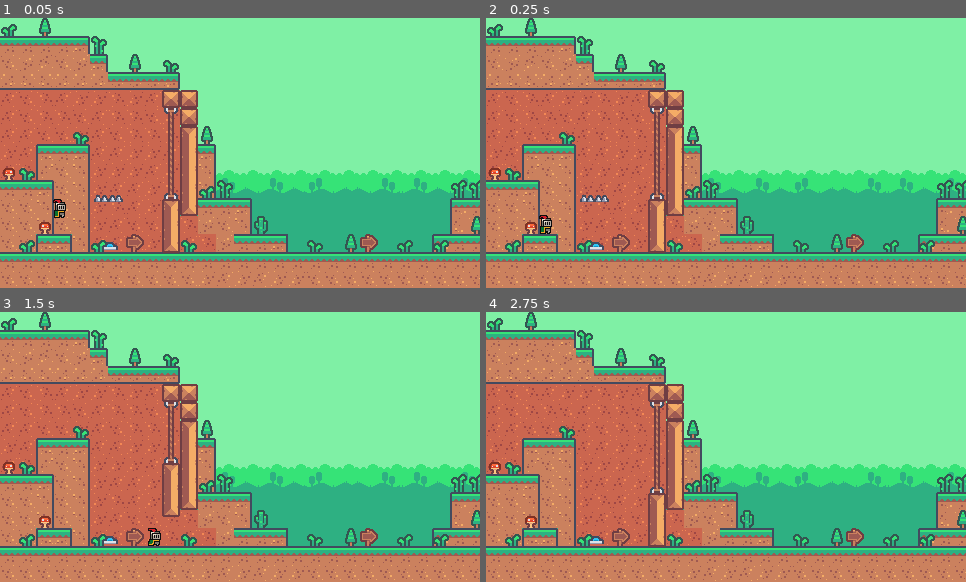
Above: before the commit, frames 1-4 (two rows, left to right).
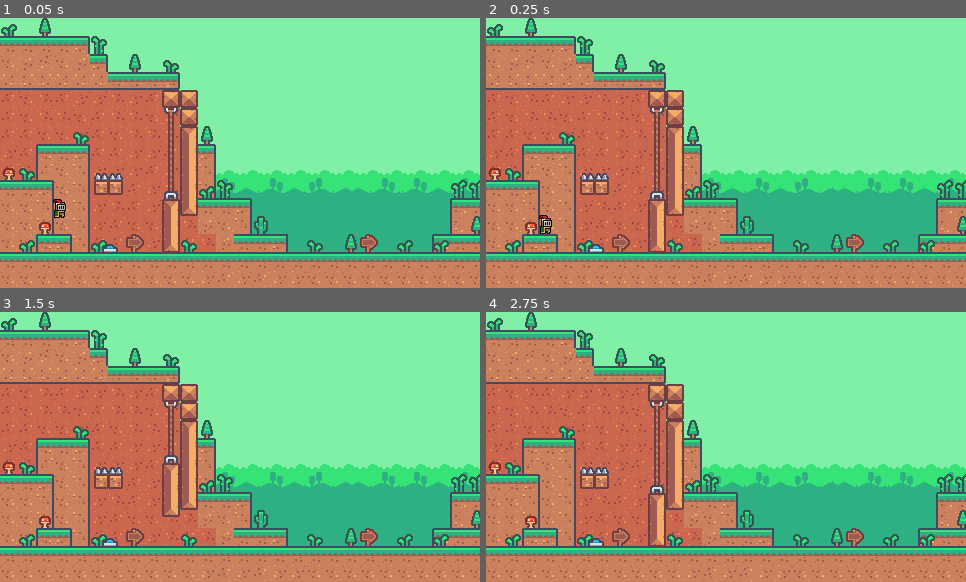
Above: after the commit, the same moments.

Repository: Flor96/demo
Game: Godot game, scene res://Mapas/Mapa 1.tscn
Two runs of this game, one before a commit and one after it. Both use one fixed random seed, a clock stepped at 60 frames per second and the inputs below. The project has no main scene, so this scene is started directly.
Inputs (mouse positions are in pixels of both pictures, inside the frame that each line leads up to):
- Up to frame 1 (0.05 s): no input
- Up to frame 2 (0.25 s): no input
- Up to frame 3 (1.5 s): tap Enter at 0.5 s; move the mouse to (110, 538) at 0.52 s; hold Right (ui_right) from 0.53 s (still down); tap Space (jump) at 0.6, 0.77, 1.07, 1.35 s; move the mouse to (144, 460) at 1.27 s
- Up to frame 4 (2.75 s): tap Space (jump) at 1.52, 1.82, 2.1 s; move the mouse to (774, 387) at 2.02 s; release Right (ui_right) at 2.03 s; hold Left (ui_left) from 2.03 s (still down)

The runs differ from the first frame. In frame 1, 0.7% of the frame differs, in the area x 19-38%, y 47-87%; in frame 2, 0.7%; in frame 3, 0.8%, in the area x 19-38%, y 35-87%; in frame 4, 0.6%.

Commit message:
Correcciones
* Correccion de errores de tiles
* El caballero puede abrir la puerta al tocar el boton
* Correccion estetica de la puerta

Diff:
--- a/mapeado/Mapas/Mapa 1.tscn
+++ b/mapeado/Mapas/Mapa 1.tscn
@@ -126,7 +126,7 @@
 tile_set = ExtResource("2_2w5wn")
 
 [node name="Terrain" type="TileMapLayer" parent="."]
-tile_map_data = PackedByteArray("AAAKAA0AAAACAAEAAAAJAA0AAAA …(1872 unchanged characters)… IAAQAAAAKAAkAAAAJAAIAAFAKAAoAAAAKAAIAAFA=")
+tile_map_data = PackedByteArray("AAAKAA0AAAACAAEAAAAJAA0AAAA …(1872 unchanged characters)… IAAQAAAAKAAkAAAAJAAIAAFAKAAoAAAAKAAIAAFAJAAkAAAAJAAUAAAAJAAgAAAAJAAQAAAA=")
 tile_set = ExtResource("2_2w5wn")
 
 [node name="Grass" type="TileMapLayer" parent="."]
@@ -146,12 +146,12 @@
 
 [node name="Caballero" parent="." instance=ExtResource("6_07npc")]
 position = Vector2(60, 186)
-jump_speed = 350.0
 
 [node name="Pinchos" parent="." instance=ExtResource("7_owjuq")]
-position = Vector2(90, 154)
+position = Vector2(90, 132)
 scale = Vector2(4, 4)
 
 [node name="Suelo" parent="." instance=ExtResource("8_n8dwk")]
+visible = false
 
 [connection signal="boton_pressed" from="Boton" to="Puerta" method="_on_boton_boton_pressed"]
--- a/mapeado/Recursos/Tiles/Terreno/fondo.tres
+++ b/mapeado/Recursos/Tiles/Terreno/fondo.tres
@@ -6,7 +6,11 @@
 [sub_resource type="TileSetAtlasSource" id="TileSetAtlasSource_1kvhl"]
 texture = ExtResource("1_jfhx3")
 margins = Vector2i(16, 0)
-0:0/0 = 0
+1:1/0 = 0
+2:1/0 = 0
+3:1/0 = 0
+4:1/0 = 0
+5:1/0 = 0
 1:0/0 = 0
 2:0/0 = 0
 3:0/0 = 0
@@ -17,31 +21,22 @@
 8:0/0 = 0
 9:0/0 = 0
 10:0/0 = 0
-11:0/0 = 0
-0:1/0 = 0
-1:1/0 = 0
-2:1/0 = 0
-3:1/0 = 0
-4:1/0 = 0
-5:1/0 = 0
-6:1/0 = 0
-7:1/0 = 0
-8:1/0 = 0
-9:1/0 = 0
-10:1/0 = 0
-11:1/0 = 0
-0:2/0 = 0
+7:2/0 = 0
+8:2/0 = 0
+9:2/0 = 0
 1:2/0 = 0
 2:2/0 = 0
 3:2/0 = 0
 4:2/0 = 0
 5:2/0 = 0
+6:1/0 = 0
 6:2/0 = 0
-7:2/0 = 0
-8:2/0 = 0
-9:2/0 = 0
+7:1/0 = 0
+8:1/0 = 0
+9:1/0 = 0
+10:1/0 = 0
 10:2/0 = 0
-11:2/0 = 0
+0:2/0 = 0
 0:3/0 = 0
 1:3/0 = 0
 2:3/0 = 0
@@ -53,7 +48,8 @@
 8:3/0 = 0
 9:3/0 = 0
 10:3/0 = 0
-11:3/0 = 0
+0:0/0 = 0
+0:1/0 = 0
 
 [sub_resource type="TileSetAtlasSource" id="TileSetAtlasSource_aru7h"]
 texture = ExtResource("2_bfgns")
--- a/mapeado/Recursos/Tiles/Terreno/kenny.tres
+++ b/mapeado/Recursos/Tiles/Terreno/kenny.tres
@@ -41,8 +41,6 @@
 17:0/0 = 0
 18:0/0 = 0
 19:0/0 = 0
-20:0/0 = 0
-21:0/0 = 0
 0:1/0 = 0
 0:1/0/physics_layer_0/polygon_0/points = PackedVector2Array(-9, -9, 9, -9, 9, 9, -9, 9)
 0:1/0/physics_layer_0/polygon_0/one_way = true
@@ -76,8 +74,6 @@
 17:1/0 = 0
 18:1/0 = 0
 19:1/0 = 0
-20:1/0 = 0
-21:1/0 = 0
 0:2/0 = 0
 0:2/0/physics_layer_0/polygon_0/points = PackedVector2Array(-9, -9, 9, -9, 9, 9, -9, 9)
 1:2/0 = 0
@@ -106,8 +102,6 @@
 17:2/0 = 0
 18:2/0 = 0
 19:2/0 = 0
-20:2/0 = 0
-21:2/0 = 0
 0:3/0 = 0
 0:3/0/physics_layer_0/polygon_0/points = PackedVector2Array(-9, -9, 9, -9, 9, 9, -9, 9)
 0:3/0/physics_layer_0/polygon_0/one_way = true
@@ -136,8 +130,6 @@
 17:3/0 = 0
 18:3/0 = 0
 19:3/0 = 0
-20:3/0 = 0
-21:3/0 = 0
 0:4/0 = 0
 0:4/0/physics_layer_0/polygon_0/points = PackedVector2Array(-9, -9, 9, -9, 9, 9, -9, 9)
 1:4/0 = 0
@@ -166,8 +158,6 @@
 19:4/0 = 0
 19:4/0/physics_layer_0/polygon_0/points = PackedVector2Array(-9, -9, 9, -9, 9, 9, -9, 9)
 19:4/0/physics_layer_0/polygon_0/one_way = true
-20:4/0 = 0
-21:4/0 = 0
 0:5/0 = 0
 0:5/0/physics_layer_0/polygon_0/points = PackedVector2Array(-9, -9, 9, -9, 9, 9, -9, 9)
 0:5/0/physics_layer_0/polygon_0/one_way = true
@@ -202,8 +192,6 @@
 19:5/0 = 0
 19:5/0/physics_layer_0/polygon_0/points = PackedVector2Array(-9, -9, 9, -9, 9, 9, -9, 9)
 19:5/0/physics_layer_0/polygon_0/one_way = true
-20:5/0 = 0
-21:5/0 = 0
 0:6/0 = 0
 1:6/0 = 0
 2:6/next_alternative_id = 5
@@ -246,8 +234,6 @@
 19:6/0 = 0
 19:6/0/physics_layer_0/polygon_0/points = PackedVector2Array(-9, -9, -2.12132, -9, -1.76777, 9, -9, 9)
 19:6/0/physics_layer_0/polygon_0/one_way = true
-20:6/0 = 0
-21:6/0 = 0
 0:7/0 = 0
 1:7/0 = 0
 2:7/0 = 0
@@ -270,8 +256,6 @@
 17:7/0 = 0
 18:7/0 = 0
 19:7/0 = 0
-20:7/0 = 0
-21:7/0 = 0
 0:8/0 = 0
 1:8/0 = 0
 2:8/0 = 0
@@ -292,30 +276,6 @@
 17:8/0 = 0
 18:8/0 = 0
 19:8/0 = 0
-20:8/0 = 0
-21:8/0 = 0
-0:9/0 = 0
-1:9/0 = 0
-2:9/0 = 0
-3:9/0 = 0
-4:9/0 = 0
-5:9/0 = 0
-6:9/0 = 0
-7:9/0 = 0
-8:9/0 = 0
-9:9/0 = 0
-10:9/0 = 0
-11:9/0 = 0
-12:9/0 = 0
-13:9/0 = 0
-14:9/0 = 0
-15:9/0 = 0
-16:9/0 = 0
-17:9/0 = 0
-18:9/0 = 0
-19:9/0 = 0
-20:9/0 = 0
-21:9/0 = 0
 
 [resource]
 tile_size = Vector2i(18, 18)
--- a/mapeado/boton.gd
+++ b/mapeado/boton.gd
@@ -13,13 +13,13 @@
 	$Released.visible = !pressed
 
 func _on_area_2d_area_entered(area: Area2D) -> void:
-	if area.is_in_group("player"):
+	if area.is_in_group("Caballero"):
 		pressed = true
 		boton_pressed.emit(pressed)
 
 
 func _on_area_2d_area_exited(area: Area2D) -> void:
-	if area.is_in_group("player"):
+	if area.is_in_group("Caballero"):
 		pressed = false
 		boton_pressed.emit(pressed)
 
--- a/mapeado/boton.tscn
+++ b/mapeado/boton.tscn
@@ -1,13 +1,13 @@
 [gd_scene load_steps=5 format=3 uid="uid://dbe45sdewv0nw"]
 
 [ext_resource type="Script" path="res://boton.gd" id="1_2dc57"]
-[ext_resource type="TileSet" uid="uid://cttwh8h4pog1x" path="res://kenny.tres" id="1_4r58w"]
+[ext_resource type="TileSet" uid="uid://cttwh8h4pog1x" path="res://Recursos/Tiles/Terreno/kenny.tres" id="1_4r58w"]
 
 [sub_resource type="RectangleShape2D" id="RectangleShape2D_6duke"]
-size = Vector2(16, 12)
+size = Vector2(12, 6)
 
 [sub_resource type="RectangleShape2D" id="RectangleShape2D_2pg3j"]
-size = Vector2(18, 13)
+size = Vector2(14, 7)
 
 [node name="Boton" type="RigidBody2D"]
 gravity_scale = 0.0
@@ -23,13 +23,13 @@
 tile_set = ExtResource("1_4r58w")
 
 [node name="CollisionShape2D" type="CollisionShape2D" parent="."]
-position = Vector2(9, 14)
+position = Vector2(9, 15)
 shape = SubResource("RectangleShape2D_6duke")
 
 [node name="Area2D" type="Area2D" parent="."]
 
 [node name="CollisionShape2D" type="CollisionShape2D" parent="Area2D"]
-position = Vector2(9, 13.5)
+position = Vector2(9, 14.5)
 shape = SubResource("RectangleShape2D_2pg3j")
 
 [connection signal="area_entered" from="Area2D" to="." method="_on_area_2d_area_entered"]
--- a/mapeado/pinchos/pinchos.gd
+++ b/mapeado/pinchos/pinchos.gd
@@ -2,6 +2,6 @@
 
 func _on_area_2d_area_entered(area: Area2D):
 	if area.is_in_group("Caballero"):
-		queue_free()
+#		Hacer que caiga el pincho
 		print("si toca al caballero")
 	pass
--- a/mapeado/pinchos/pinchos.tscn
+++ b/mapeado/pinchos/pinchos.tscn
@@ -4,7 +4,7 @@
 [ext_resource type="TileSet" uid="uid://cttwh8h4pog1x" path="res://Recursos/Tiles/Terreno/kenny.tres" id="2_bol5o"]
 
 [sub_resource type="RectangleShape2D" id="RectangleShape2D_k53pq"]
-size = Vector2(8.5, 3)
+size = Vector2(8.5, 6)
 
 [sub_resource type="RectangleShape2D" id="RectangleShape2D_kmvm2"]
 size = Vector2(9.5, 4.5)
@@ -19,11 +19,11 @@
 texture_filter = 1
 position = Vector2(1, 4)
 scale = Vector2(0.2, 0.2)
-tile_map_data = PackedByteArray(0, 0, 0, 0, 0, 0, 0, 0, 8, 0, 3, 0, 0, 0, 1, 0, 0, 0, 0, 0, 8, 0, 3, 0, 0, 0)
+tile_map_data = PackedByteArray(0, 0, 0, 0, 0, 0, 0, 0, 8, 0, 3, 0, 0, 0, 1, 0, 0, 0, 0, 0, 8, 0, 3, 0, 0, 0, 0, 0, 1, 0, 0, 0, 6, 0, 0, 0, 0, 0, 1, 0, 1, 0, 0, 0, 6, 0, 0, 0, 0, 0)
 tile_set = ExtResource("2_bol5o")
 
 [node name="CollisionShape2D" type="CollisionShape2D" parent="."]
-position = Vector2(4.75, 7)
+position = Vector2(4.75, 8.5)
 rotation = 3.14159
 shape = SubResource("RectangleShape2D_k53pq")
 one_way_collision = true
--- a/mapeado/puerta.tscn
+++ b/mapeado/puerta.tscn
@@ -1,6 +1,6 @@
-[gd_scene load_steps=9 format=4 uid="uid://bc6ef1vknj25o"]
+[gd_scene load_steps=9 format=3 uid="uid://bc6ef1vknj25o"]
 
-[ext_resource type="TileSet" uid="uid://cttwh8h4pog1x" path="res://kenny.tres" id="1_ihogt"]
+[ext_resource type="TileSet" uid="uid://cttwh8h4pog1x" path="res://Recursos/Tiles/Terreno/kenny.tres" id="1_ihogt"]
 [ext_resource type="Script" path="res://puerta.gd" id="1_r2h4p"]
 
 [sub_resource type="RectangleShape2D" id="RectangleShape2D_mhcvb"]
@@ -68,7 +68,8 @@
 script = ExtResource("1_r2h4p")
 
 [node name="TileMapLayer" type="TileMapLayer" parent="."]
-tile_map_data = PackedByteArray("AAAAAAAAAAAJAAQAAAAAAAEAAAAJAAQAAAAAAAIAAAAJAAUAAAAAAAMAAAAIAAIAAFAAAAQAAAAJAAIAAFAAAAUAAAAKAAIAAFA=")
+rotation = 3.14159
+tile_map_data = PackedByteArray(0, 0, 255, 255, 252, 255, 0, 0, 8, 0, 2, 0, 0, 96, 255, 255, 251, 255, 0, 0, 9, 0, 2, 0, 0, 96, 255, 255, 250, 255, 0, 0, 10, 0, 2, 0, 0, 96, 255, 255, 253, 255, 0, 0, 10, 0, 3, 0, 0, 0)
 tile_set = ExtResource("1_ihogt")
 
 [node name="CollisionShape2D" type="CollisionShape2D" parent="."]
